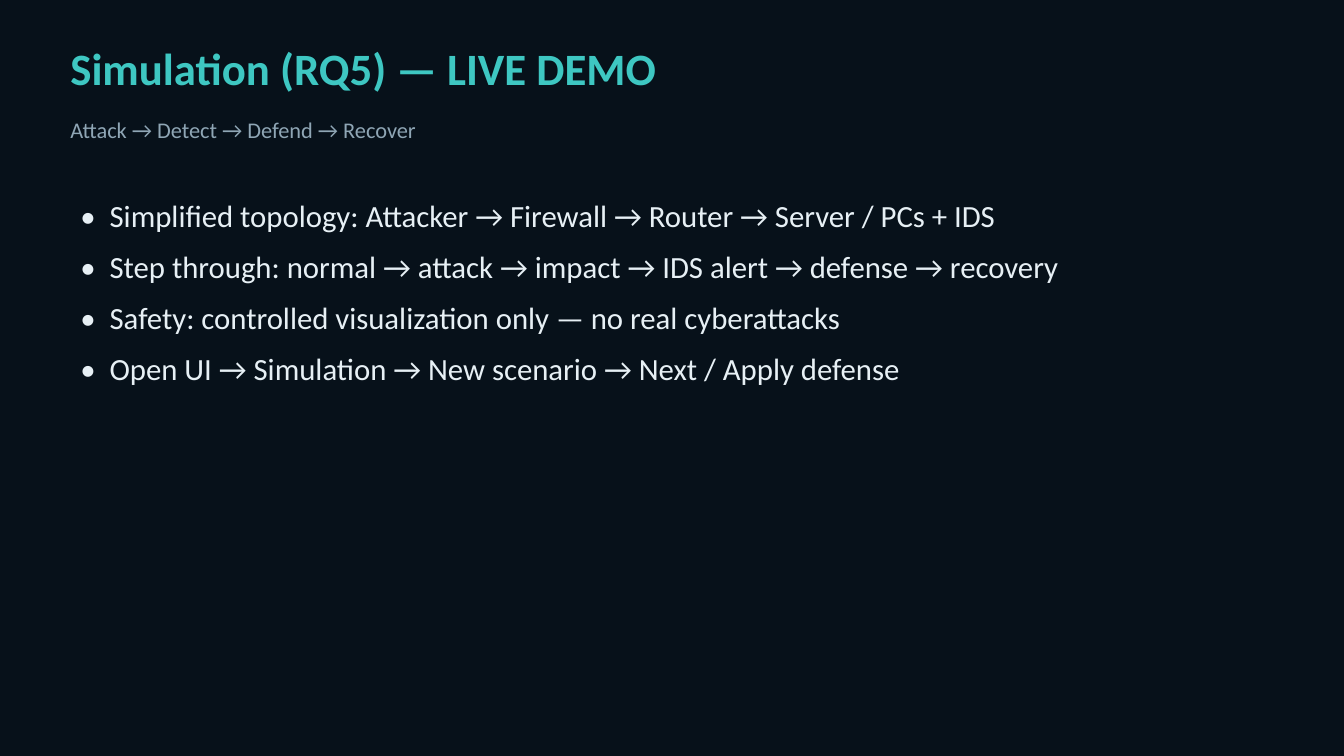
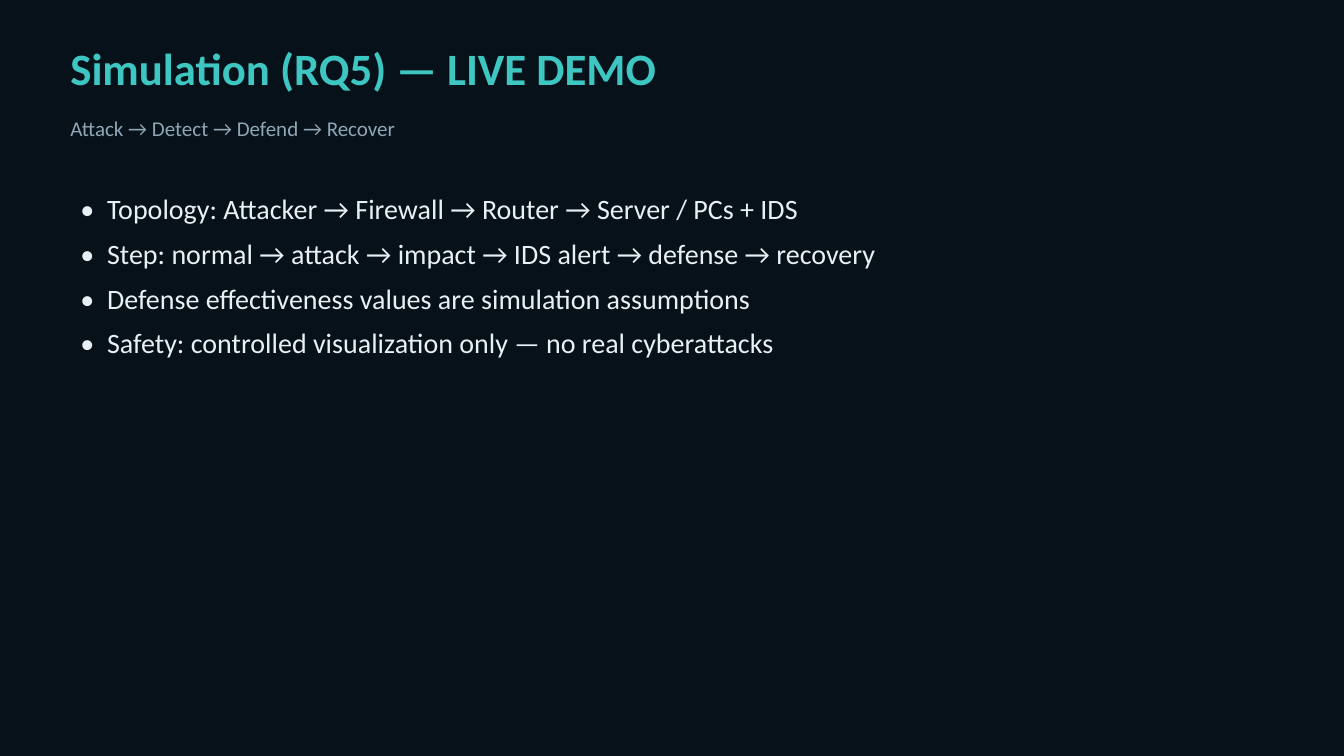
Before and after one commit to Dolendra/Intelligent-Machine-Learning-Based-Intrusion-Detection-and-Attack-Defense-Simulation-System, a slide deck: slide 13 of docs/Aegis_IDS_Viva_Presentation.pptx (slide 10 before the commit). Drawn at 1344x756 pixels with LibreOffice and Linux fonts; fonts in the diff are those of the drawing. Boxes give left, top, right and bottom in pixels: in the first picture for what was removed or moved away, otherwise in the second. Text is boxed around its words. In the diff, an @@ line names an element or a change of style, - is before the commit and + after.

```diff
--- a/docs/Aegis_IDS_Viva_Presentation.pptx
+++ b/docs/Aegis_IDS_Viva_Presentation.pptx
@@ text "Attack → Detect → Defend ..." at bbox=[70, 121, 395, 136]: size 16 to 15 pt @@
@@ text at bbox=[107, 199, 875, 314]: text changed; size 22 to 20 pt @@
-• Simplified topology: Attacker → Firewall → Router → Server / PCs + IDS
-• Step through: normal → attack → impact → IDS alert → defense → recovery
+• Topology: Attacker → Firewall → Router → Server / PCs + IDS
+• Step: normal → attack → impact → IDS alert → defense → recovery
+• Defense effectiveness values are simulation assumptions
@@ text at bbox=[107, 333, 773, 358]: size 22 to 20 pt in "• Safety: controlled visualization only — no ..."; less space between paragraphs @@
@@ text at bbox=[110, 358, 900, 385]: paragraph removed @@
-• Open UI → Simulation → New scenario → Next / Apply defense
```
Also in this commit, not shown: 9 other slides changed, 5 slides added, 2 slides removed, 2 other files.
